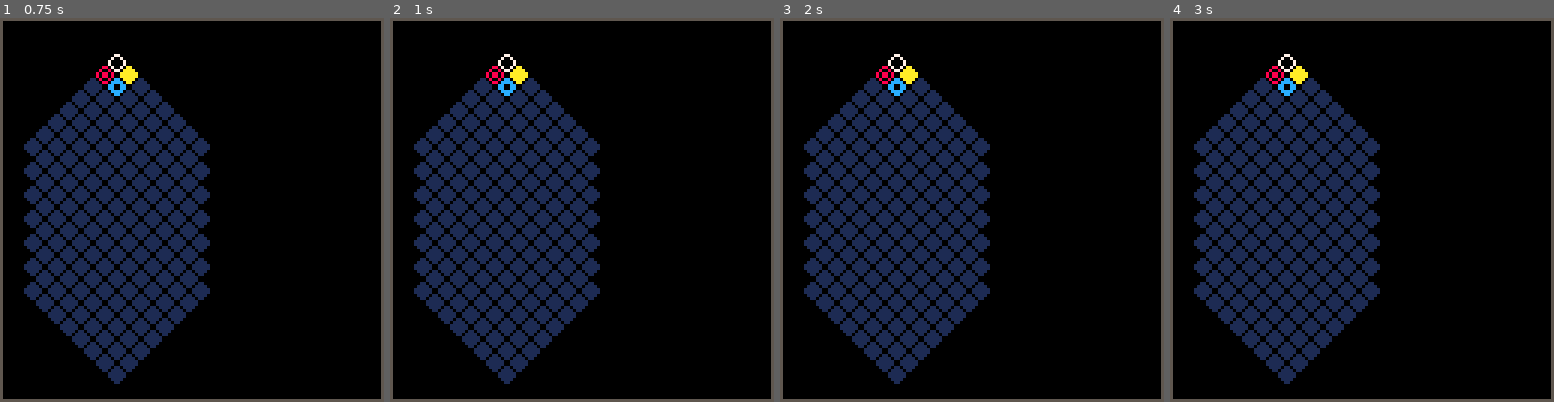
Above: before the commit, frames 1-4 (left to right).
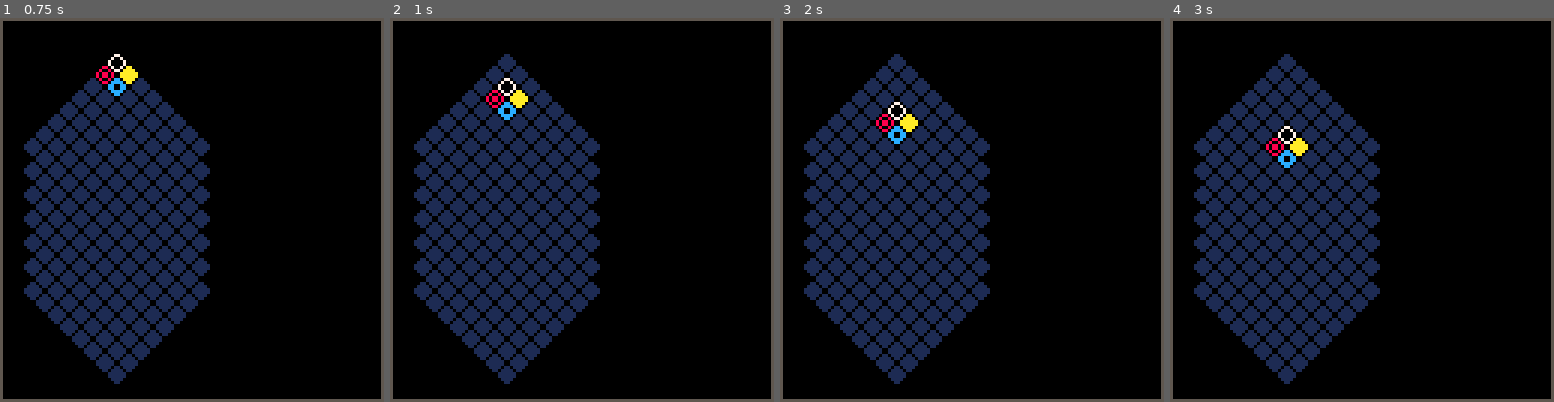
Above: after the commit, the same moments.

Repository: andrewedstrom/picolumia
Game: PICO-8 cartridge picolumia.p8
Same seed, same stepped clock (60 frames per second), same inputs: the game is played once before the commit and once after it.
Inputs:
- Up to frame 1 (0.75 s): no input
- Up to frame 2 (1 s): no input
- Up to frame 3 (2 s): no input
- Up to frame 4 (3 s): no input

Frame 1 is identical in both runs. In frame 2, 1.0% of the frame differs, in the area x 25-36%, y 9-27%; in frame 3, 1.2%, in the area x 25-36%, y 9-33%; in frame 4, 1.2%.

Commit message:
make quads fall

Diff:
--- a/picolumia.p8
+++ b/picolumia.p8
@@ -3,7 +3,9 @@
 __lua__
 
 local board
-local player_location
+local player
+local timer
+local speed
 
 -- piece types
 local white = 8
@@ -24,16 +26,47 @@
 function _init()
     board=new_board()
     new_quad()
+
+    timer = 0
+    speed = 30
 end
 
 function _update()
+    timer += 1
+    if timer == speed then
+        tick()
+        timer = 0
+    end
+end
 
+function tick()
+    local next_y=player.y-2
+    local next_x=player.x
+    if next_y > 0 and board[next_y][next_x] == empty then
+        -- move 0
+        move_piece(player.y,player.x,next_y,next_x)
+        move_piece(player.y+1,player.x,next_y+1,next_x)
+        move_piece(player.y+1,player.x+1,next_y+1,next_x+1)
+        move_piece(player.y+2,player.x,next_y+2,next_x)
+
+        player.x = next_x
+        player.y = next_y
+    else
+        new_quad()
+    end
 end
+
+function move_piece(old_y,old_x,new_y,new_x)
+    board[new_y][new_x] = board[old_y][old_x]
+    board[old_y][old_x] = empty
+end
+
 
 function _draw()
     cls()
+    rect(0,0,127,127,5)
+
     draw_board()
-    rect(0,0,127,127,5)
 end
 
 function draw_board()
@@ -53,7 +86,7 @@
 
 -- create things
 function new_quad()
-    player_location={
+    player={
         y=board_height-2,
         x=4
     }
